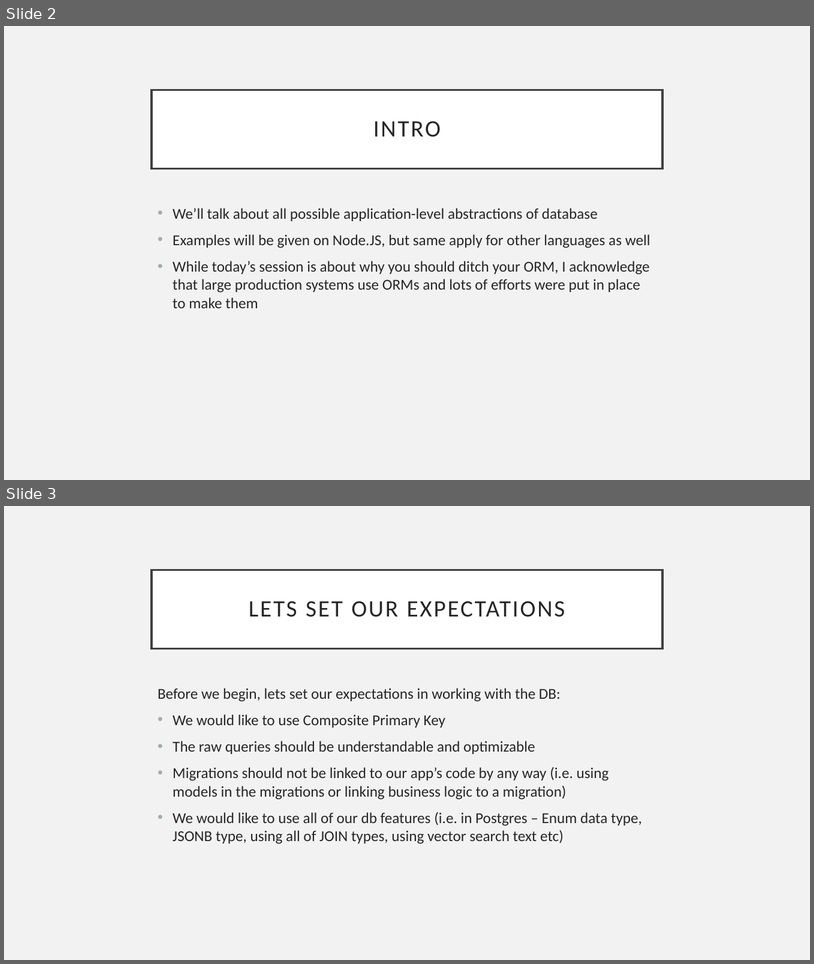
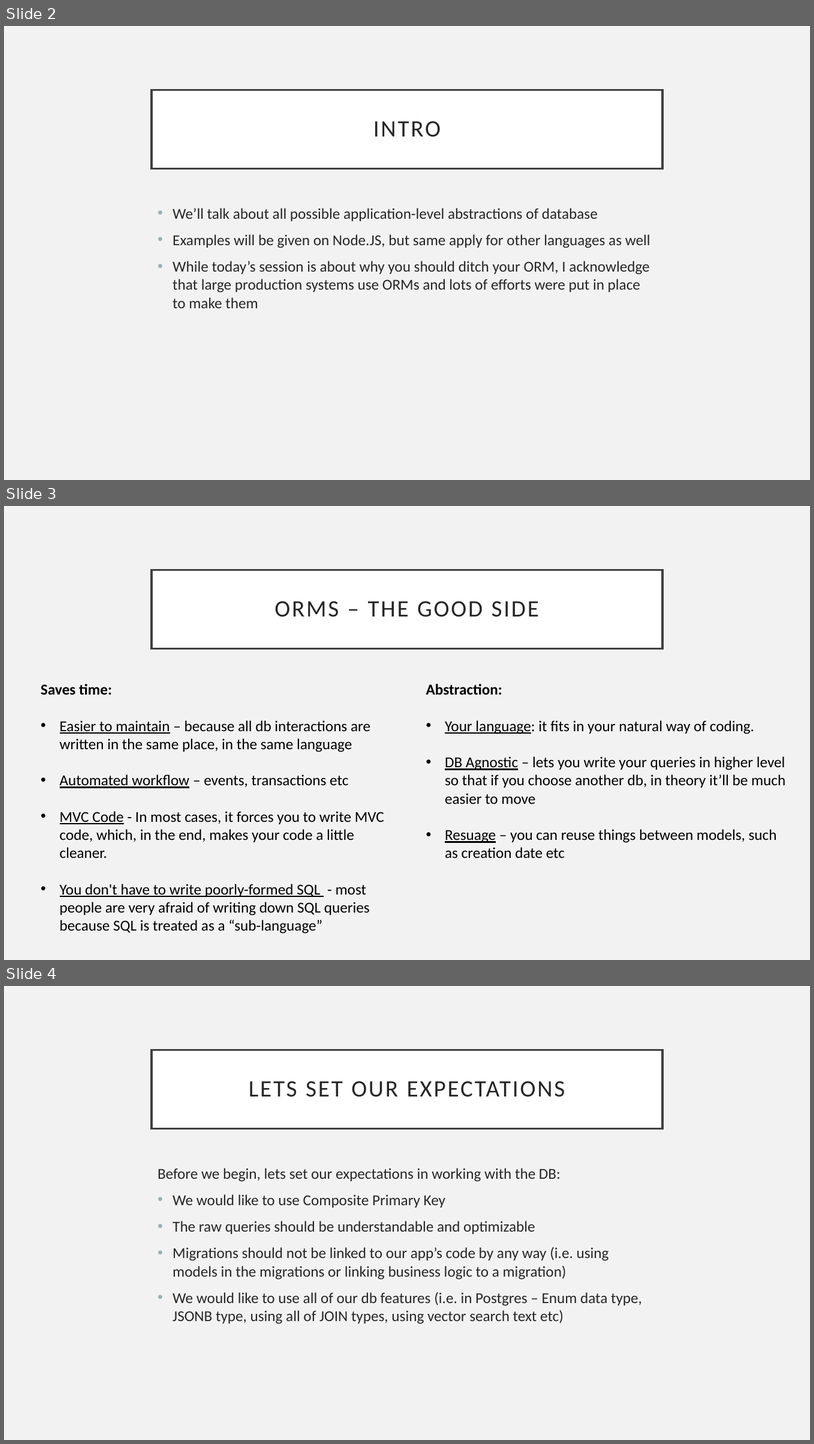
Before and after one commit to danielgolub/stop-using-orms, a slide deck: avoid-orms.pptx. Shown one above the other, each under a label of ours: slides 2 and 3 before the commit, slides 2, 3 and 4 after it. The pictures are 814x964 and 814x1444 pixels, drawn with LibreOffice and Linux fonts; fonts in the diff are those of the drawing. Boxes give left, top, right and bottom in pixels: in the first picture for what was removed or moved away, otherwise in the second. Text is boxed around its words. In the diff, an @@ line names an element or a change of style, - is before the commit and + after.

```diff
--- a/avoid-orms.pptx
+++ b/avoid-orms.pptx
@@ slide 3 added at (4, 506, 810, 960), background #F2F2F2 @@
@@ title added at (152, 570, 663, 648), fill #FFFFFF, outline #404040 2.5 pt, 28 pt, text #262626 @@
+ORMS – THE GOOD SIDE
@@ text added at (41, 684, 384, 933), 18 pt, text #000000 @@
+Saves time:
+• Easier to maintain – because all db interactions are written in the same place, in the same language
+• Automated workflow – events, transactions etc
+• MVC Code - In most cases, it forces you to write MVC code, which, in the end, makes your code a little cleaner.
+• You don't have to write poorly-formed SQL - most people are very afraid of writing down SQL queries because SQL is treated as a “sub-language”
@@ text added at (426, 684, 786, 858), 18 pt, text #000000 @@
+Abstraction:
+• Your language: it fits in your natural way of coding.
+• DB Agnostic – lets you write your queries in higher level so that if you choose another db, in theory it’ll be much easier to move
+• Resuage – you can reuse things between models, such as creation date etc
@@ what was slide 3 is now slide 4 @@
```
Also in this commit, not shown: 6 slides changed, 1 other slide added, 3 other files.
